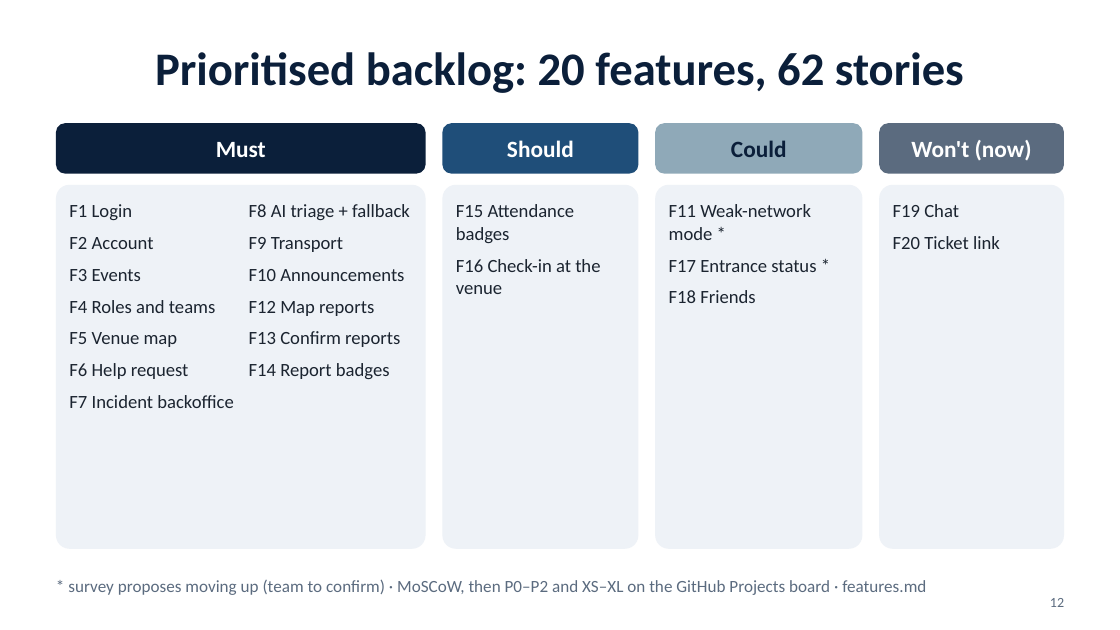
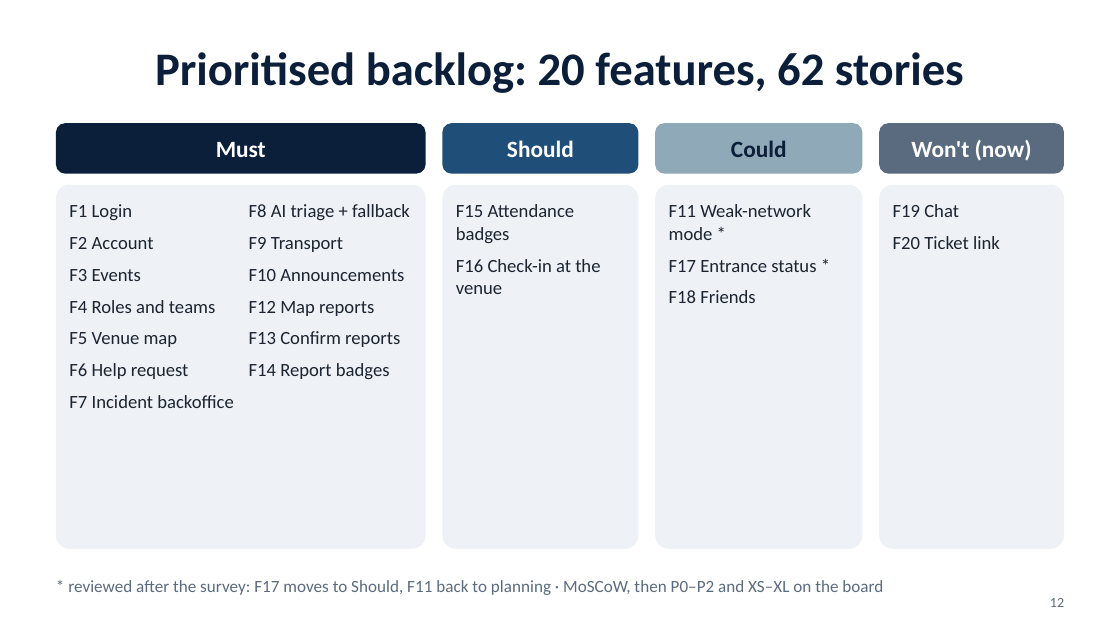
Before and after one commit to tomasoliveira21/LABDSOF, a slide deck: slide 12 of Docs/Presentation/Farol_Sprint_A_Presentation.pptx. Drawn at 1120x630 pixels with LibreOffice and Linux fonts; fonts in the diff are those of the drawing. Boxes give left, top, right and bottom in pixels: in the first picture for what was removed or moved away, otherwise in the second. Text is boxed around its words. In the diff, an @@ line names an element or a change of style, - is before the commit and + after.

```diff
--- a/Docs/Presentation/Farol_Sprint_A_Presentation.pptx
+++ b/Docs/Presentation/Farol_Sprint_A_Presentation.pptx
@@ text at (68,580,883,595): text changed @@
-* survey proposes moving up (team to confirm) · MoSCoW, then P0–P2 and XS–XL on the GitHub Projects board · features.md
+* reviewed after the survey: F17 moves to Should, F11 back to planning · MoSCoW, then P0–P2 and XS–XL on the board
```
Also in this commit, not shown: 6 other slides changed, 3 other files.
